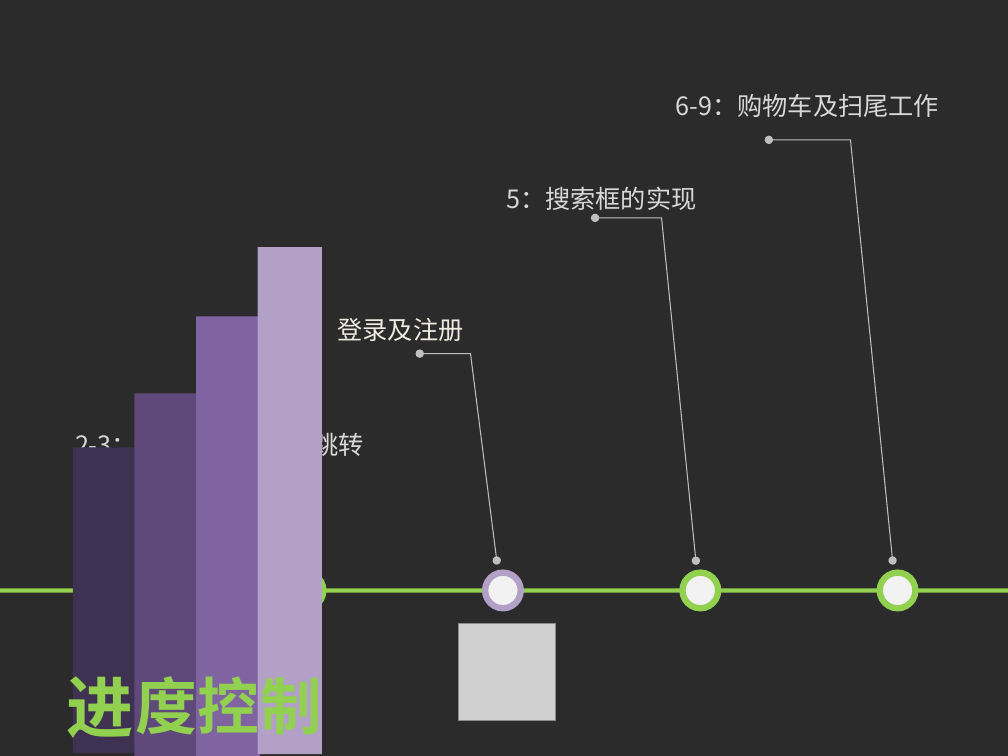
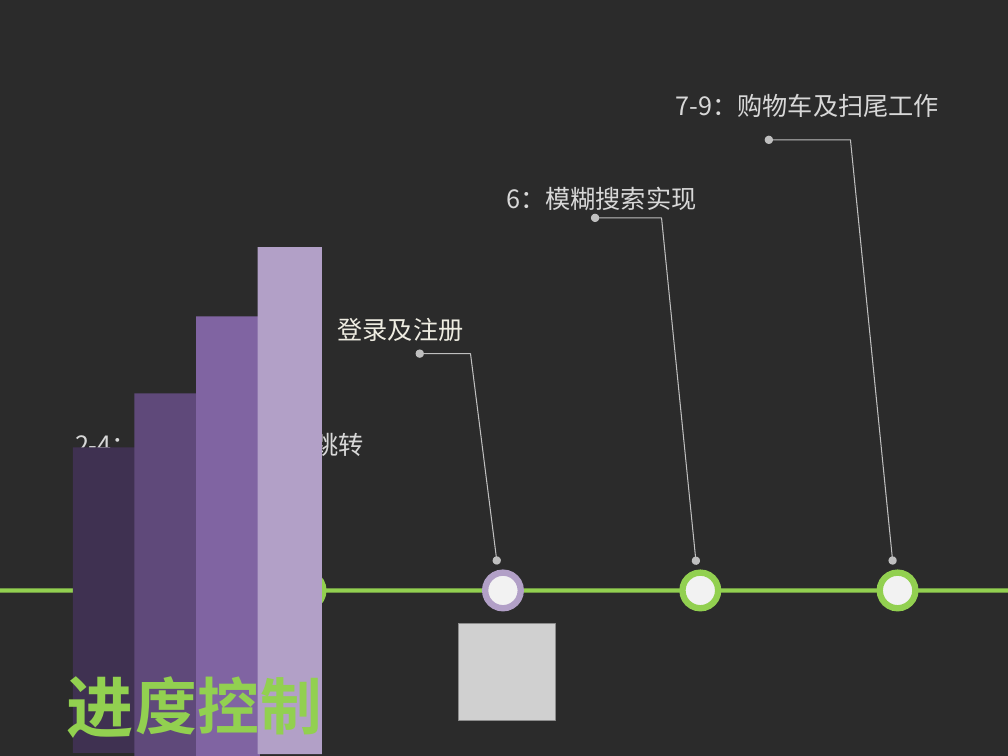
Before and after one commit to kangaijun/chawo.com, a slide deck: slide 3 of 康爱君+茶窝网.ppt. Drawn at 1008x756 pixels with LibreOffice and Linux fonts; fonts in the diff are those of the drawing; grey boxes stand for pictures; background and template pictures are left out; a plain dark background stands for a picture behind light text. Boxes give left, top, right and bottom in pixels: in the first picture for what was removed or moved away, otherwise in the second. Text is boxed around its words. In the diff, an @@ line names an element or a change of style, - is before the commit and + after.

```diff
--- a/康爱君+茶窝网.ppt
+++ b/康爱君+茶窝网.ppt
@@ text at [676,94,940,117]: text changed @@
-6-9：购物车及扫尾工作
+7-9：购物车及扫尾工作
@@ text at [506,187,696,210]: text changed @@
-5：搜索框的实现
+6：模糊搜索实现
@@ text at [75,428,364,460]: text changed @@
-2-3：静态布局及部分跳转
+2-4：静态布局及部分跳转
```
Also in this commit, not shown: 6 other slides changed, 2 slides added, 2 slides removed, 36 other files.
